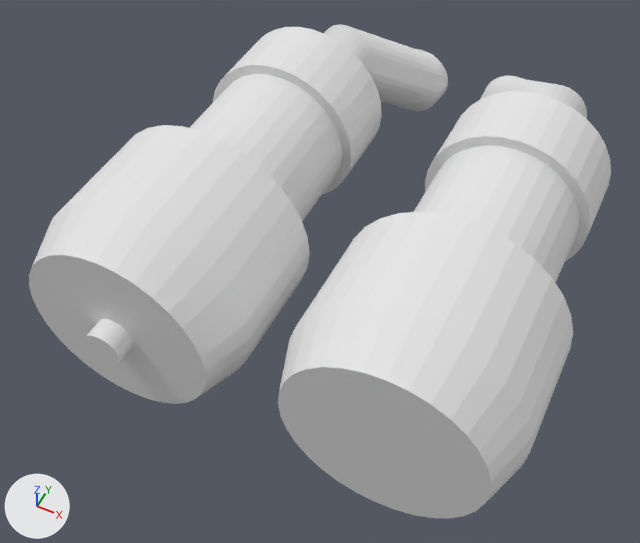
Before and after pictures for a commit that changed the OBJ model src/main/resources/assets/electricity/models/dc_string_cable/dc_string_cable_end.obj.
Before and after are seen from a 50 mm lens placed at (0.757, -1.28, 0.752), pointed at (0.478, -0.721, 0.053). The lights are fixed; the arrows at lower left show +X, +Y and +Z. The picture after the commit comes second. Where no turn or scale is listed for an object, it has been applied to the vertices.

The first picture shows 'cable', 'plug', 'plug.001'.
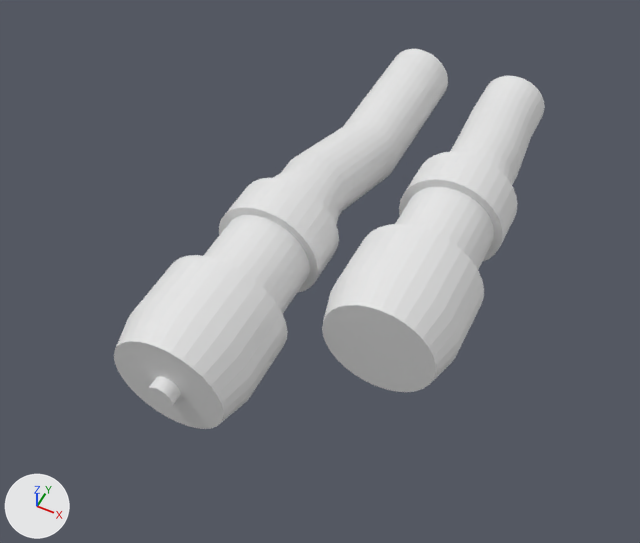
Location of each change, [x1, y1, x2, y2] in pixels of the pictures (640 x 543 px; the box of a moved part takes in the faces that stretch with it):
'plug.001', reshaped (41% narrower, 42% shorter): before [278, 91, 611, 519]; after [322, 146, 518, 392]
'plug', reshaped (36% narrower, 31% shorter): before [29, 27, 382, 404]; after [114, 171, 339, 429]
'cable', reshaped: before [324, 24, 587, 119]; after [281, 49, 545, 217]
part 1 of me_cable, moved or reshaped: before [324, 24, 445, 111]; after [281, 49, 445, 217]
part 2 of me_cable, moved or reshaped: before [481, 76, 587, 119]; after [451, 76, 545, 185]
part 3 of me_plug, moved or reshaped: before [213, 27, 382, 194]; after [219, 178, 339, 293]
part 4 of me_plug, moved or reshaped: before [190, 74, 343, 221]; after [203, 215, 310, 314]
part 5 of me_plug, moved or reshaped: before [84, 319, 133, 365]; after [147, 376, 181, 408]
part 6 of me_plug, moved or reshaped: before [29, 125, 310, 404]; after [114, 255, 288, 429]
part 7 of me_plug, moved or reshaped (mostly hidden before): before [335, 39, 362, 62]; after [273, 171, 339, 224]
part 8 of me_plug_001, moved or reshaped: before [425, 91, 611, 261]; after [399, 151, 518, 261]
part 9 of me_plug_001, moved or reshaped: before [414, 145, 580, 283]; after [395, 187, 494, 270]
part 10 of me_plug_001, moved or reshaped: before [278, 212, 573, 519]; after [322, 224, 484, 392]
part 11 of me_plug_001, moved or reshaped (not visible before): after [450, 146, 513, 185]

The change, as a diff of the scene's bpy script:
```diff
--- a/src/main/resources/assets/electricity/models/dc_string_cable/dc_string_cable_end.obj.py
+++ b/src/main/resources/assets/electricity/models/dc_string_cable/dc_string_cable_end.obj.py
@@ me_cable @@
-me_cable.from_pydata(...)  # 256 vertices, 196 faces; spans x 0.328..0.672, y -0.491..-0.334, z 0.0..0.152
+me_cable.from_pydata(...)  # 256 vertices, 196 faces; spans x 0.381..0.619, y -0.668..-0.338, z 0.0..0.109
+# me_cable part 1: 96 of 256 vertices moved; they spanned x 0.328..0.473, y -0.491..-0.334, z 0.002..0.152 and now span x 0.381..0.475, y -0.668..-0.506, z 0.0..0.109; mean shift (0.035, -0.173, -0.029); largest move (0.338, -0.425, 0.133) -> (0.388, -0.616, 0.091)
+# me_cable part 2: 96 of 256 vertices moved; they spanned x 0.527..0.672, y -0.491..-0.334, z 0.002..0.152 and now span x 0.525..0.619, y -0.543..-0.381, z 0.0..0.109; mean shift (-0.035, -0.048, -0.029); largest move (0.666, -0.426, 0.127) -> (0.615, -0.492, 0.084)
 me_cable.materials.append(mat_core)
@@ me_plug @@
-me_plug.from_pydata(...)  # 352 vertices, 282 faces; spans x 0.257..0.481, y -0.94..-0.469, z 0.0..0.224
+me_plug.from_pydata(...)  # 352 vertices, 282 faces; spans x 0.353..0.491, y -0.938..-0.649, z 0.0..0.138
+# me_plug part 3: the loose piece of 64 vertices spanning x 0.281..0.457, y -0.603..-0.522, z 0.024..0.2 is scaled about its middle by (0.674, 0.615, 0.674), then moved by (0.053, -0.146, -0.043)
+# me_plug part 4: the loose piece of 64 vertices spanning x 0.291..0.446, y -0.75..-0.603, z 0.034..0.189 is scaled about its middle by (0.645, 0.574, 0.645), then moved by (0.053, -0.099, -0.043)
+# me_plug part 5: the loose piece of 64 vertices spanning x 0.35..0.387, y -0.94..-0.919, z 0.093..0.131 is scaled about its middle by (0.733, 0.647, 0.733), then moved by (0.053, -0.001, -0.043)
+# me_plug part 6: 96 of 352 vertices moved; they spanned x 0.257..0.481, y -0.919..-0.75, z 0.0..0.224 and now span x 0.353..0.491, y -0.924..-0.817, z 0.0..0.138; mean shift (0.053, -0.031, -0.043); largest move (0.276, -0.75, 0.174) -> (0.365, -0.817, 0.107)
+# me_plug part 7: 64 of 352 vertices moved; they spanned x 0.294..0.444, y -0.522..-0.469, z 0.037..0.187 and now span x 0.371..0.473, y -0.683..-0.649, z 0.017..0.12; mean shift (0.053, -0.171, -0.043); largest move (0.331, -0.469, 0.137) -> (0.387, -0.649, 0.092)
 me_plug.materials.append(mat_plug_plus)
@@ me_plug_001 @@
-me_plug_001.from_pydata(...)  # 288 vertices, 235 faces; spans x 0.519..0.743, y -0.919..-0.469, z 0.0..0.224
+me_plug_001.from_pydata(...)  # 288 vertices, 235 faces; spans x 0.509..0.647, y -0.799..-0.524, z 0.0..0.138
+# me_plug_001 part 8: the loose piece of 64 vertices spanning x 0.543..0.719, y -0.603..-0.522, z 0.024..0.2 is scaled about its middle by (0.674, 0.615, 0.674), then moved by (-0.053, -0.021, -0.043)
+# me_plug_001 part 9: the loose piece of 64 vertices spanning x 0.554..0.709, y -0.75..-0.603, z 0.034..0.189 is scaled about its middle by (0.645, 0.574, 0.645), then moved by (-0.053, 0.026, -0.043)
+# me_plug_001 part 10: 96 of 288 vertices moved; they spanned x 0.519..0.743, y -0.919..-0.75, z 0.0..0.224 and now span x 0.509..0.647, y -0.799..-0.692, z 0.0..0.138; mean shift (-0.053, 0.094, -0.043); largest move (0.71, -0.919, 0.165) -> (0.628, -0.799, 0.102)
+# me_plug_001 part 11: 64 of 288 vertices moved; they spanned x 0.556..0.706, y -0.522..-0.469, z 0.037..0.187 and now span x 0.527..0.629, y -0.558..-0.524, z 0.017..0.12; mean shift (-0.053, -0.046, -0.043); largest move (0.694, -0.522, 0.154) -> (0.621, -0.558, 0.097)
 me_plug_001.materials.append(mat_plug_minus)
```
